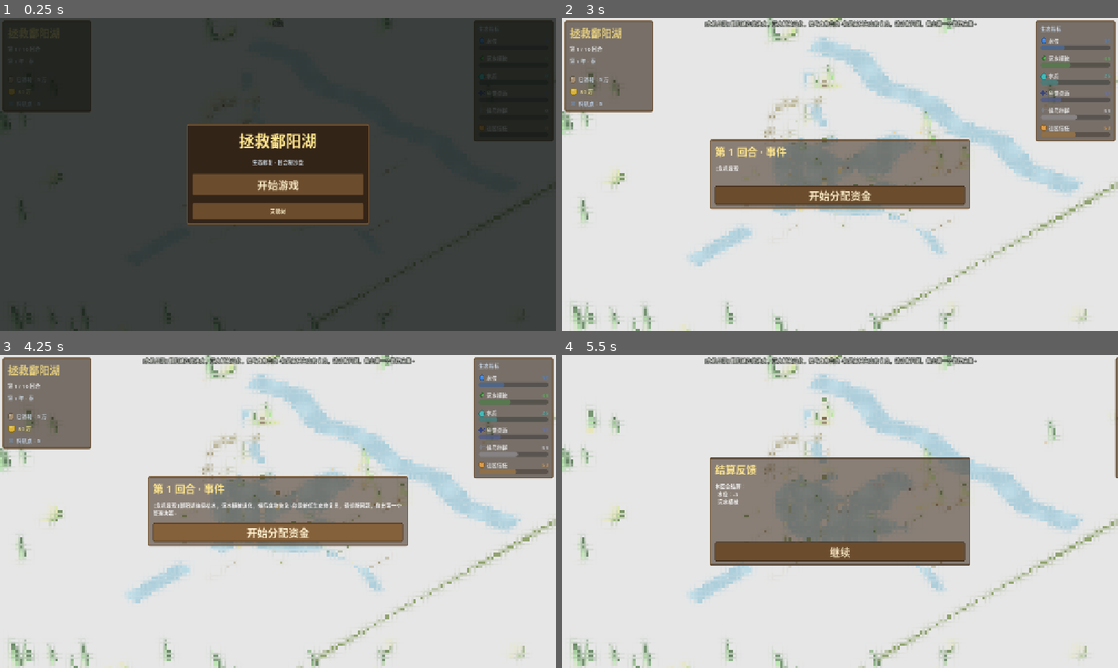
Above: before the commit, frames 1-4 (two rows, left to right).
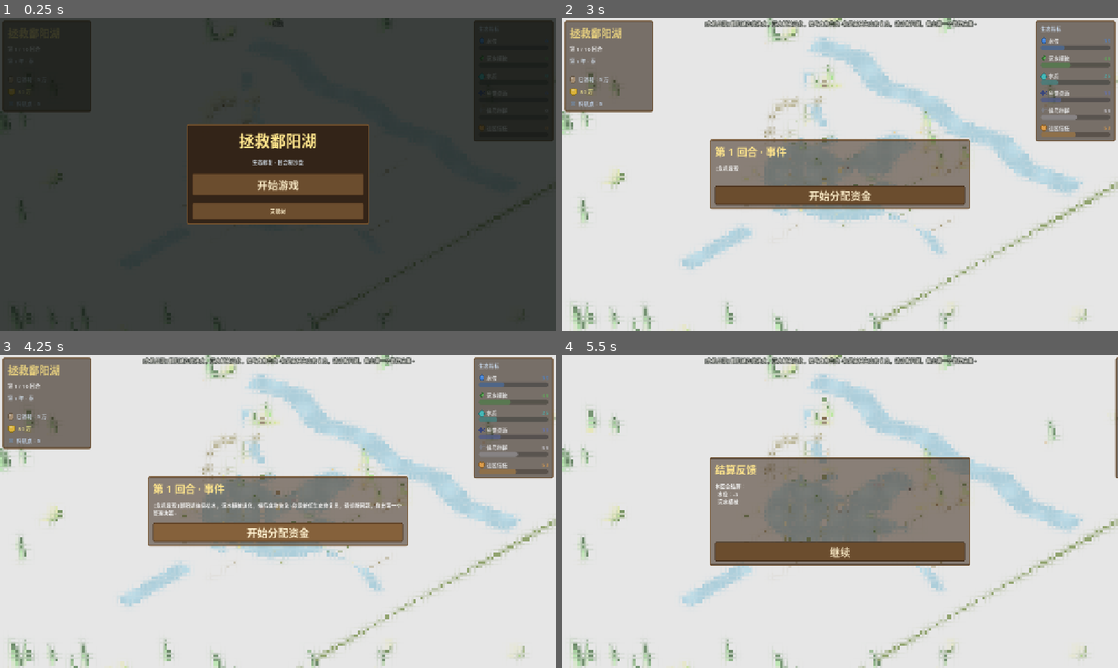
Above: after the commit, the same moments.

Repository: JoKanshin/poyanghu
Game: Godot game, scene res://scenes/main.tscn
Two runs of this game, one before a commit and one after it. Both use one fixed random seed, a clock stepped at 60 frames per second and the inputs below.
Inputs (mouse positions are in pixels of both pictures, inside the frame that each line leads up to):
- Up to frame 1 (0.25 s): no input
- Up to frame 2 (3 s): click "开始游戏" at 0.5 s; click "简单模式" at 1.25 s; click (840, 168) at 2.02 s; type "12" at 2.1 s; click "开始游戏" at 2.75 s
- Up to frame 3 (4.25 s): click "开始分配资金" at 3.5 s
- Up to frame 4 (5.5 s): click "开始分配资金" at 4.25 s; click "结束本回合 ▶" at 5 s

The runs differ from the first frame. In frame 2, 0.3% of the frame differs, in the area x 21-58%, y 44-81%; in frame 3, 0.3%; in frame 4, 0.1%.

Commit message:
fix: 鄱阳湖形状按标准'南宽北狭'宝葫芦修正(南端改宽不尖)

Diff:
--- a/scripts/main.gd
+++ b/scripts/main.gd
@@ -216,10 +216,10 @@
 		Vector2(-1.4, -14.0), Vector2(1.4, -14.0),
 		Vector2(1.8, -11.0), Vector2(2.2, -8.0), Vector2(2.8, -5.5),
 		Vector2(6.5, -5.0), Vector2(8.5, -3.0), Vector2(9.4, 0.0),
-		Vector2(8.8, 2.5), Vector2(7.0, 4.5),
-		Vector2(5.0, 6.2), Vector2(2.5, 7.2), Vector2(0.8, 7.5), Vector2(-0.8, 7.5),
-		Vector2(-2.5, 7.2), Vector2(-5.0, 6.2),
-		Vector2(-7.0, 4.5), Vector2(-8.8, 2.5), Vector2(-9.4, 0.0),
+		Vector2(9.0, 3.0), Vector2(7.6, 5.5),
+		Vector2(5.8, 7.6), Vector2(3.4, 8.4), Vector2(0.0, 8.9),
+		Vector2(-3.4, 8.4), Vector2(-5.8, 7.6),
+		Vector2(-7.6, 5.5), Vector2(-9.0, 3.0), Vector2(-9.4, 0.0),
 		Vector2(-8.5, -3.0), Vector2(-6.5, -5.0),
 		Vector2(-2.8, -5.5), Vector2(-2.2, -8.0), Vector2(-1.8, -11.0),
 	]
@@ -265,7 +265,7 @@
 
 	# 赣江：南侧，自南向北注入湖体南部（第一大支流，与长江近垂直）
 	var gan_center := PackedVector2Array([
-		Vector2(0.0, 7.0), Vector2(0.0, 12.0), Vector2(0.0, 17.0), Vector2(0.0, 21.0),
+		Vector2(0.0, 8.0), Vector2(0.0, 13.0), Vector2(0.0, 18.0), Vector2(0.0, 22.0),
 	])
 	var gan := _make_flat_polygon(_river_outline(gan_center, 1.8), 0.08, lake_mat)
 	gan.name = "GanRiver"
